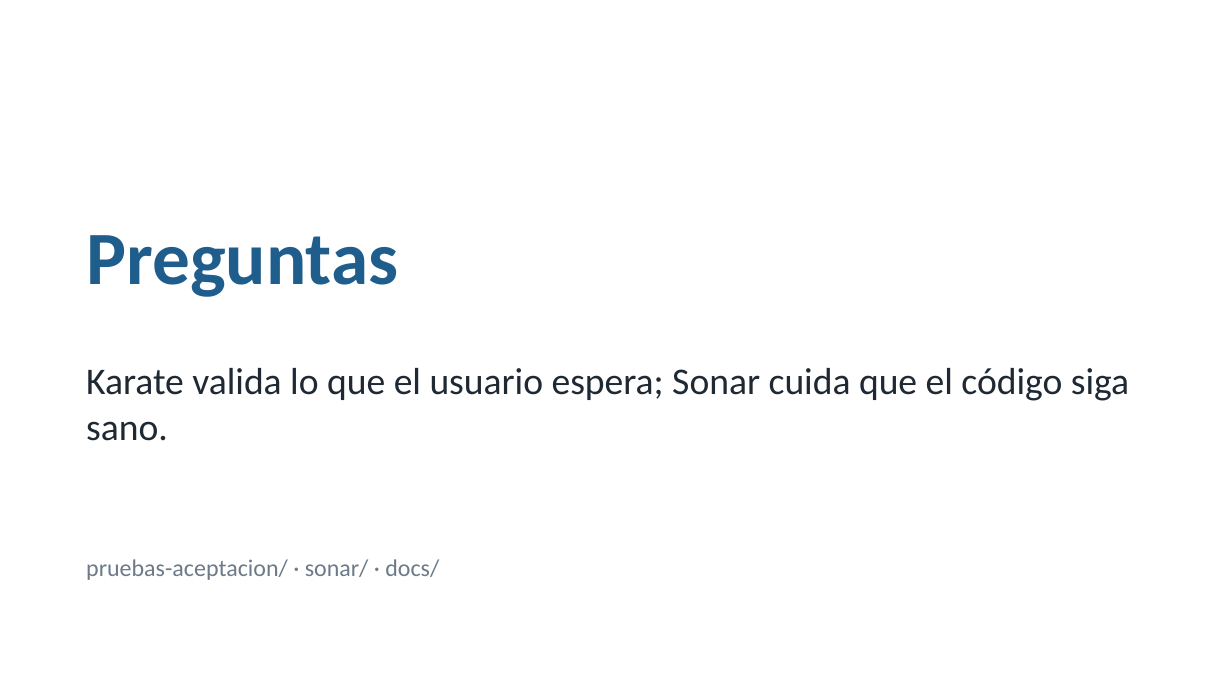
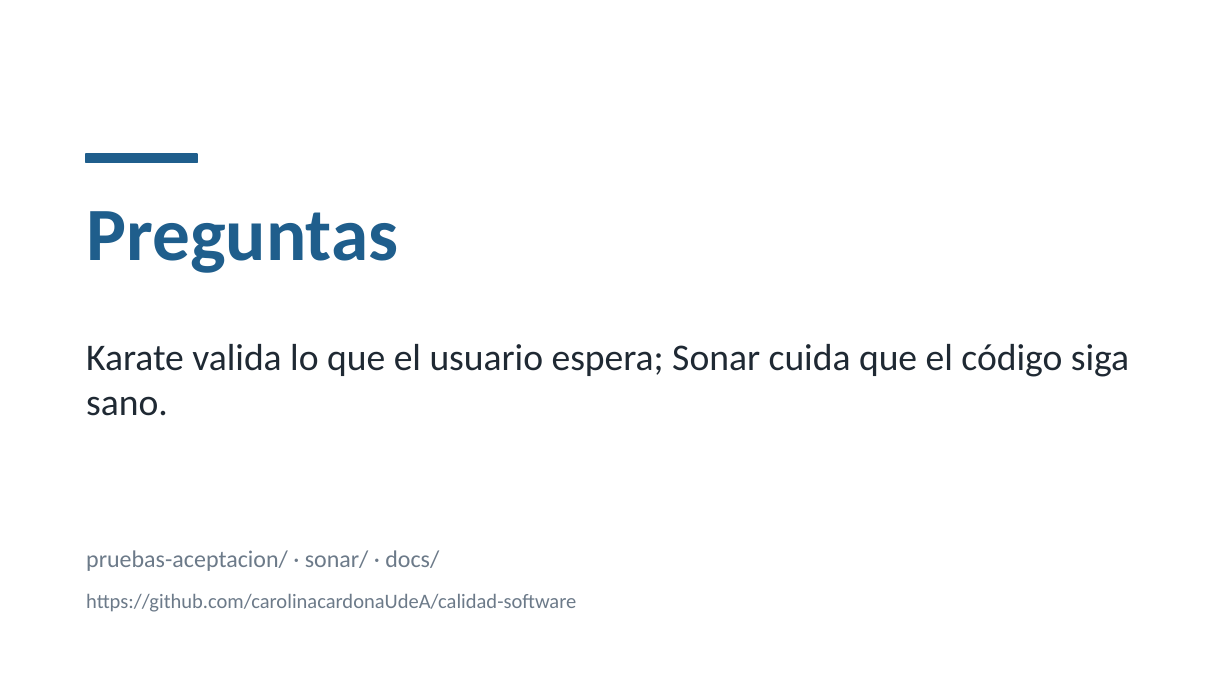
Before and after one commit to carolinacardonaUdeA/calidad-software, a slide deck: slide 17 of docs/Presentacion_Calidad_Calculadora.pptx (slide 11 before the commit). Drawn at 1232x693 pixels with LibreOffice and Linux fonts; fonts in the diff are those of the drawing. Boxes give left, top, right and bottom in pixels: in the first picture for what was removed or moved away, otherwise in the second. Text is boxed around its words. In the diff, an @@ line names an element or a change of style, - is before the commit and + after.

Commit message:
configuracion sonar

```diff
--- a/docs/Presentacion_Calidad_Calculadora.pptx
+++ b/docs/Presentacion_Calidad_Calculadora.pptx
@@ rectangle added at (86,154,197,163), fill #1F5E8C, outline #1F5E8C 1 pt @@
@@ title "Preguntas": place and size @@
-title "Preguntas" at (86,235,398,297)
+title "Preguntas" at (86,211,398,273)
@@ text "Karate valida lo que el ...": place and size @@
-text "Karate valida lo que el ..." at (86,368,1129,441)
+text "Karate valida lo que el ..." at (86,344,1129,416)
@@ text "pruebas-aceptacion/ · sonar/ · docs/": place and size @@
-text "pruebas-aceptacion/ · sonar/ · docs/" at (86,559,439,580)
+text "pruebas-aceptacion/ · sonar/ · docs/" at (86,550,439,571)
@@ text added at (86,594,576,612), 12 pt, text #6C7A89 @@
+https://github.com/carolinacardonaUdeA/calidad-software
```
Also in this commit, not shown: 7 other slides changed, 7 slides added, 1 slide removed, 7 other files.
